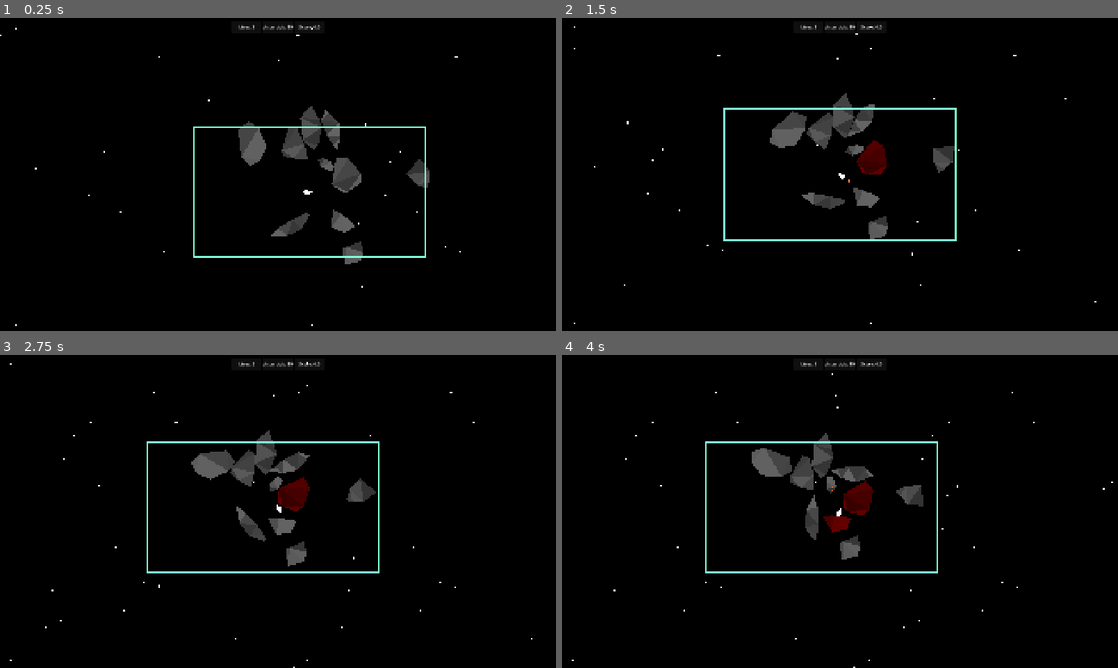
Above: before the commit, frames 1-4 (two rows, left to right).
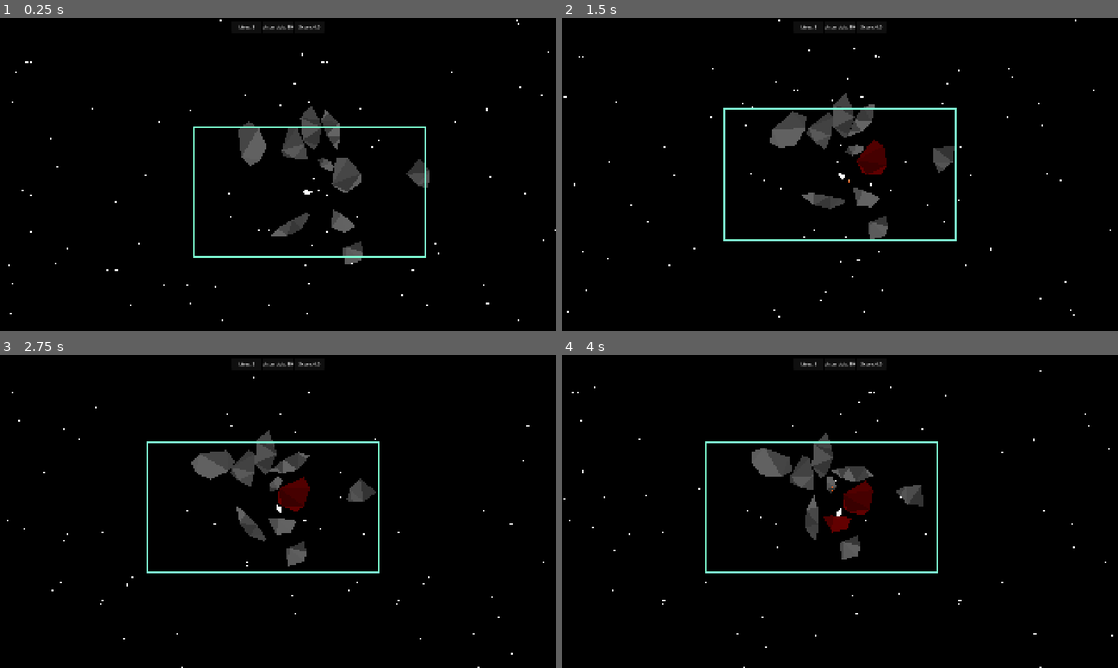
Above: after the commit, the same moments.

Repository: ProudFridge/Asteroids
Game: Godot game, scene res://scenes/game/game.tscn
Same seed, same stepped clock (60 frames per second), same inputs: the game is played once before the commit and once after it.
Inputs (mouse positions are in pixels of both pictures, inside the frame that each line leads up to):
- Up to frame 1 (0.25 s): no input
- Up to frame 2 (1.5 s): tap Enter at 0.5 s; move the mouse to (962, 158) at 0.52 s; hold D (turn_right) 0.53-1.28 s; hold Space (shoot) 0.53-1.28 s; click (962, 158) at 0.67 s; move the mouse to (728, 190) at 1.27 s; hold S (backwards) from 1.28 s (still down); tap Alt at 1.35 s
- Up to frame 3 (2.75 s): move the mouse to (333, 442) at 2.02 s; release S (backwards) at 2.03 s; hold D (turn_right) from 2.03 s (still down); tap Shift at 2.1 s
- Up to frame 4 (4 s): move the mouse to (812, 574) at 2.77 s; release D (turn_right) at 2.78 s; hold W (forwards) 2.78-3.53 s; tap Space (shoot) at 2.85 s; click (812, 574) at 2.92 s; move the mouse to (1006, 558) at 3.52 s; hold A (turn_left) from 3.53 s (still down); tap Alt at 3.6 s

The runs differ from the first frame. In frame 1, 0.2% of the frame differs, in the area x 0-100%, y 0-99%; in frame 2, 0.2%, in the area x 0-99%, y 0-98%; in frame 3, 0.1%; in frame 4, 0.2%.

Commit message:
Add StarManager node to create 3 parallax layers for stars of different sizes

Diff:
--- a/scenes/game/game.tscn
+++ b/scenes/game/game.tscn
@@ -8,11 +8,11 @@
 [ext_resource type="Script" uid="uid://yb8dwdqkpvd5" path="res://scenes/game/ui/lives_label.gd" id="6_5i0tg"]
 [ext_resource type="PackedScene" uid="uid://dekcesve6rso2" path="res://scenes/managers/bullet_manager/bullet_manager.tscn" id="6_kp23o"]
 [ext_resource type="Script" uid="uid://bq0jrxq4w8tr7" path="res://scenes/game/ui/asteroid_count_label.gd" id="7_bdhmt"]
+[ext_resource type="PackedScene" uid="uid://bmaxqtsk2gwoh" path="res://scenes/managers/stars_manager/stars_manager.tscn" id="7_ftsea"]
 [ext_resource type="Script" uid="uid://d0q2jesqvby2b" path="res://scenes/game/ui/score_label.gd" id="8_87uf6"]
 [ext_resource type="Script" uid="uid://cee4rwhwt2xod" path="res://scenes/game/ui/game_won_container.gd" id="11_5jirj"]
 [ext_resource type="Script" uid="uid://dctwnixmnew4n" path="res://scenes/game/ui/game_over_container.gd" id="11_kp23o"]
 [ext_resource type="Script" uid="uid://cqsmjxsidqn44" path="res://scenes/game/border.gd" id="12_5jirj"]
-[ext_resource type="Script" uid="uid://dsufbmxiaogil" path="res://scenes/game/parallax_2d.gd" id="12_vaxfo"]
 
 [sub_resource type="WorldBoundaryShape2D" id="WorldBoundaryShape2D_ohdgn"]
 
@@ -63,6 +63,8 @@
 [node name="BulletManager" parent="Managers" unique_id=1104816647 node_paths=PackedStringArray("shooter") instance=ExtResource("6_kp23o")]
 shooter = NodePath("../../Player")
 
+[node name="StarsManager" parent="Managers" unique_id=210266538 instance=ExtResource("7_ftsea")]
+
 [node name="CanvasLayer" type="CanvasLayer" parent="." unique_id=137853518]
 layer = -10
 
@@ -213,12 +215,5 @@
 size_flags_vertical = 3
 text = "Restart"
 
-[node name="StarsBackground" type="Parallax2D" parent="." unique_id=120381496]
-z_index = -10
-scroll_scale = Vector2(0.1, 0.1)
-repeat_size = Vector2(1024, 1024)
-repeat_times = 8
-script = ExtResource("12_vaxfo")
-
 [node name="Border" type="Node2D" parent="." unique_id=1272152262]
 script = ExtResource("12_5jirj")
--- /dev/null
+++ b/scenes/managers/stars_manager/stars_manager.gd
@@ -0,0 +1,55 @@
+extends Node
+class_name StarsManager
+
+var starAmount: int = 50 # star amount in a container with the size of repeat_size
+var repeatSize: Vector2 = Vector2(1024, 1024)
+var repeatTimes: int = 8
+
+
+func _ready() -> void:
+	# Create parallax layers
+	var smallStars: Parallax2D = Parallax2D.new()
+	var mediumStars: Parallax2D = Parallax2D.new()
+	var largeStars: Parallax2D = Parallax2D.new()
+
+	smallStars.scroll_scale = Vector2(0.05, 0.05)
+	mediumStars.scroll_scale = Vector2(0.15, 0.15)
+	largeStars.scroll_scale = Vector2(0.3, 0.3)
+
+	smallStars.repeat_size = repeatSize
+	mediumStars.repeat_size = repeatSize
+	largeStars.repeat_size = repeatSize
+
+	smallStars.repeat_times = repeatTimes
+	mediumStars.repeat_times = repeatTimes
+	largeStars.repeat_times = repeatTimes
+
+	smallStars.z_index = -10
+	mediumStars.z_index = -10
+	largeStars.z_index = -10
+
+	add_child(smallStars)
+	add_child(mediumStars)
+	add_child(largeStars)
+
+	# Add stars to each layer
+	for i: int in starAmount:
+		var star: Star = Star.new()
+		star.size = randf_range(1, 2)
+		star.cornerRatio = randf_range(0, 0.5)
+		star.position = Vector2(randf_range(0, repeatSize.x), randf_range(0, repeatSize.y))
+		smallStars.add_child(star)
+
+	for i: int in starAmount:
+		var star: Star = Star.new()
+		star.size = randf_range(2, 3)
+		star.cornerRatio = randf_range(0, 0.5)
+		star.position = Vector2(randf_range(0, repeatSize.x), randf_range(0, repeatSize.y))
+		mediumStars.add_child(star)
+
+	for i: int in starAmount:
+		var star: Star = Star.new()
+		star.size = randf_range(3, 5)
+		star.cornerRatio = randf_range(0, 0.5)
+		star.position = Vector2(randf_range(0, repeatSize.x), randf_range(0, repeatSize.y))
+		largeStars.add_child(star)
--- /dev/null
+++ b/scenes/managers/stars_manager/stars_manager.tscn
@@ -0,0 +1,6 @@
+[gd_scene format=3 uid="uid://bmaxqtsk2gwoh"]
+
+[ext_resource type="Script" uid="uid://3tmf8cqw22sj" path="res://scenes/managers/stars_manager/stars_manager.gd" id="1_ytf7w"]
+
+[node name="StarsManager" type="Node" unique_id=210266538]
+script = ExtResource("1_ytf7w")
Not shown, added: scenes/managers/stars_manager/stars_manager.gd.uid
